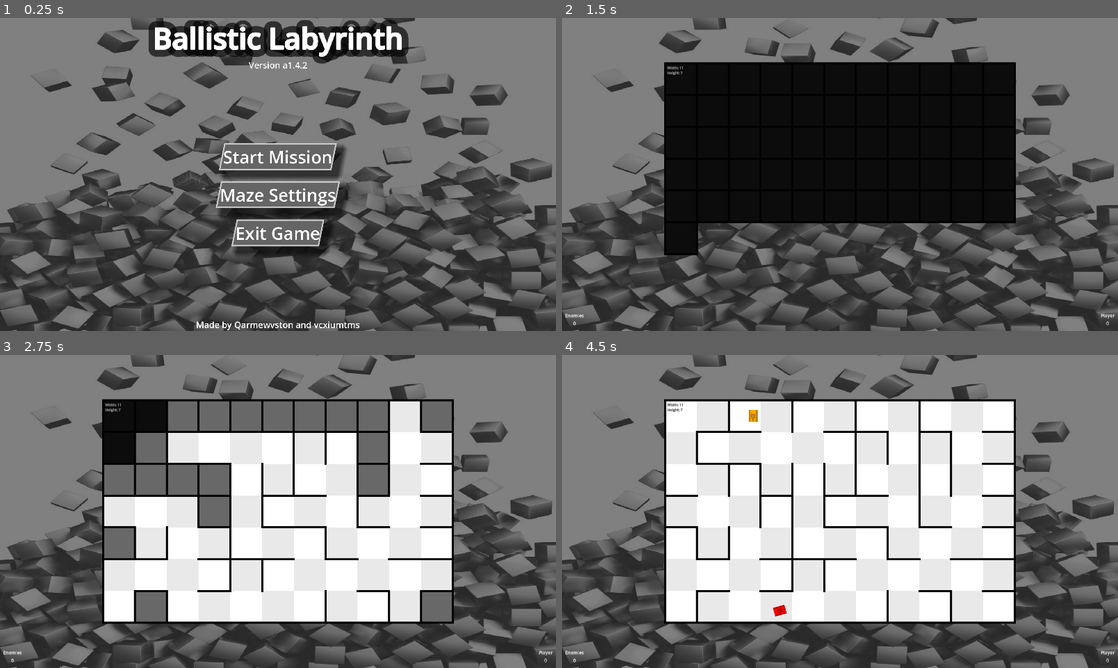
Above: before the commit, frames 1-4 (two rows, left to right).
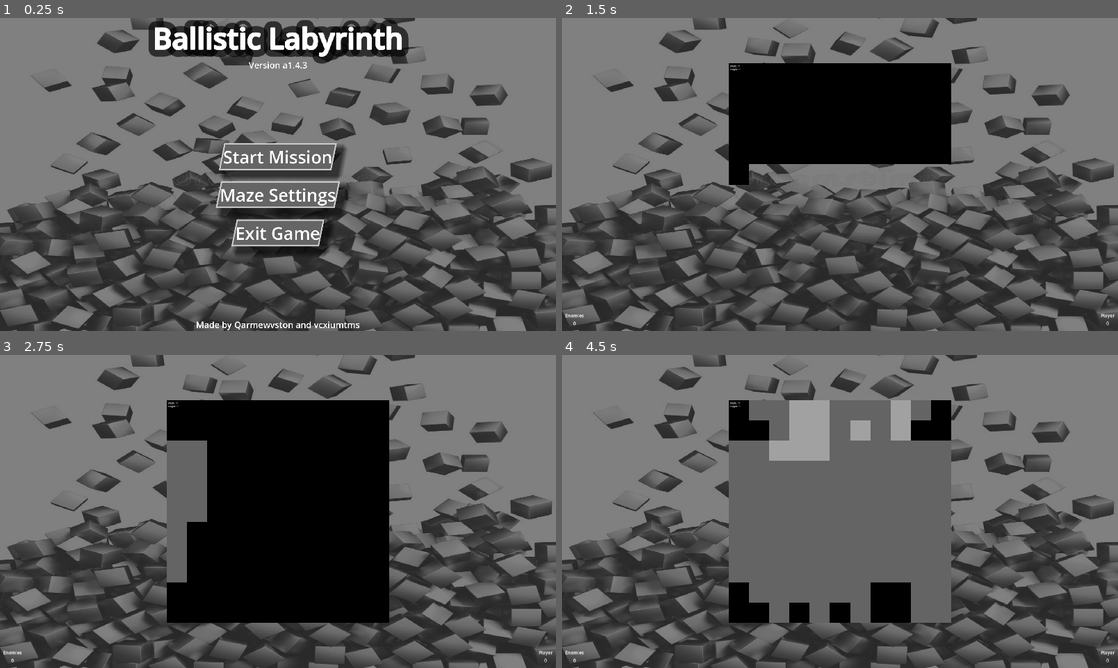
Above: after the commit, the same moments.

Repository: Wizzoplit273/Ballistic-Labyrinth
Game: Godot game, scene res://origin.tscn
The game is run twice, just before and just after one commit, with the same random seed, the same clock (stepped at 60 frames per second) and the same inputs.
Inputs (mouse positions are in pixels of both pictures, inside the frame that each line leads up to):
- Up to frame 1 (0.25 s): no input
- Up to frame 2 (1.5 s): click "Start Mission" at 0.5 s; move the mouse to (962, 158) at 1.27 s; hold Up (MoveForward) from 1.28 s (still down); hold Right (RotateClockwise) from 1.28 s (still down)
- Up to frame 3 (2.75 s): move the mouse to (166, 527) at 2.02 s; release Up (MoveForward) at 2.03 s; release Right (RotateClockwise) at 2.03 s; hold Down (MoveBackward) from 2.03 s (still down); tap Left (RotateCounterclockwise) at 2.1 s
- Up to frame 4 (4.5 s): move the mouse to (895, 442) at 2.77 s; release Down (MoveBackward) at 2.78 s; hold Up (MoveForward) 2.78-4.28 s; tap Mouse wheel down (ScrollDown) at 2.85 s; move the mouse to (812, 574) at 3.52 s; tap Mouse wheel up (ScrollUp) at 3.6 s; move the mouse to (1006, 558) at 4.27 s; hold Down (MoveBackward) from 4.28 s (still down); tap Space (Shoot) at 4.35 s

The runs differ from the first frame. In frame 1, less than 0.1% of the frame differs, in the area x 54-56%, y 14-17%; in frame 2, 20%; in frame 3, 40%; in frame 4, 45%, in the area x 18-82%, y 14-86%.

Commit message:
Archive 0.4.3/a1.4.3

Diff:
--- a/ingame/entities/enemy/enemy.gd
+++ b/ingame/entities/enemy/enemy.gd
@@ -27,14 +27,21 @@
 const MAX_STUCK_POSITION_CHANGE: float = 2.0
 const MAX_STUCK_ROTATION_CHANGE: float = 0.1
 const MAX_SHOOT_ANGLE_DIFFERENCE: float = 0.4
+
+#const BASE_WEIGHT: float = 1.0
+#const ENEMY_WEIGHT: float = 2.0
+#var current_navigation_region: RID = RID()
+
 var previous_position: Vector2 = Vector2.ZERO
 var previous_rotation: float = 0.0
+
 var is_reversing: bool = false
 func _physics_process(_delta: float) -> void:
 	if not visible: return
 	linear_velocity = Vector2.ZERO
 	angular_velocity = 0.0
 	$NavigationAgent.target_position = player_node.global_position
+
 	if player_node.get_node("Rest").visible: $NavigationAgent.process_mode = Node.PROCESS_MODE_INHERIT
 	else: $NavigationAgent.process_mode = Node.PROCESS_MODE_DISABLED
 	$Rest/DEBUGLeftBulletDot.visible = false
--- a/ingame/levels/mission_levels/level_1.gd
+++ b/ingame/levels/mission_levels/level_1.gd
@@ -10,6 +10,7 @@
 var enemy_friendly_fire: bool = true
 
 signal dimensions_finished
+signal carve_finished
 signal generation_finished
 signal wall_remove_finished
 
@@ -17,8 +18,10 @@
 ## called by the origin scene after initial configuration
 func modified_ready() -> void:
 	initialize_score_ui()
-	create_maze_ground_and_margins()
+	create_maze_rectangle()
 	await dimensions_finished
+	carve_maze_rectangle()
+	await carve_finished
 	generate_maze_with_randomized_prim()
 	await generation_finished
 	remove_random_maze_walls()
@@ -52,7 +55,7 @@
 ## first vector entry is width, second is height
 var maze_size: Vector2i = Vector2i.ZERO
 var maze_bottom_corner: Vector2i = Vector2i.ZERO
-func create_maze_ground_and_margins() -> void:
+func create_maze_rectangle() -> void:
 	var rng: RandomNumberGenerator = RandomNumberGenerator.new()
 	maze_size = Vector2i(rng.randi_range(min_maze_size.x, max_maze_size.x), rng.randi_range(min_maze_size.y, max_maze_size.y))
 	if maze_size.x < maze_size.y:
@@ -70,11 +73,64 @@
 			$DimensionsGenerationNoise.play()
 			$Map/Ground.set_cell(Vector2i(column, row), 0, Vector2i(0, 0), 1)
 			$Camera.position = maze_size * $Map/Ground.scale.x * TILE_SIZE / 2
-			create_maze_visual_wall(Vector2i(column, row), 3)
-			create_maze_visual_wall(Vector2i(column, row), 2)
-			create_maze_visual_wall(Vector2i(column, row), 1)
-			create_maze_visual_wall(Vector2i(column, row), 0)
 	dimensions_finished.emit()
+
+var WAIT_TIME: float = 0.01
+const MAX_CARVE_CONSECUTIVE_INCREMENT: int = 2
+var maze_cells: Array[Vector2i] = []
+func carve_maze_rectangle() -> void:
+	var effective_vertical_margins: Array[Vector2i] = []
+	var effective_horizontal_margins: Array[Vector2i] = []
+
+	## random crop at every margin: it doesn't keep track of the previous margin(neighbour) for now
+	var rng: RandomNumberGenerator = RandomNumberGenerator.new()
+	var MAX_CARVE_LENGTH: int = min(maze_size.x, maze_size.y) / 3
+	var random_offset: int = rng.randi_range(0, MAX_CARVE_LENGTH)
+	var result_interval: Vector2i
+	var result_cell: Vector2i
+	for x: int in range(0, maze_size.x):
+		random_offset = rng.randi_range(0, MAX_CARVE_CONSECUTIVE_INCREMENT)
+		result_interval.x = random_offset
+		random_offset = rng.randi_range(0, MAX_CARVE_CONSECUTIVE_INCREMENT)
+		result_interval.y = maze_size.y - 1 - random_offset
+		for y: int in range(result_interval.x, result_interval.y + 1):
+			result_cell = Vector2i(x, y)
+			effective_vertical_margins.append(result_cell)
+			$Map/VerticalIntervals.set_cell(result_cell, 0, Vector2i(0, 0), 3)
+			$VerticalIntervalsNoise.play()
+			await get_tree().create_timer(WAIT_TIME).timeout
+	for y: int in range(0, maze_size.y):
+		random_offset = rng.randi_range(0, MAX_CARVE_CONSECUTIVE_INCREMENT)
+		result_interval.x = random_offset
+		random_offset = rng.randi_range(0, MAX_CARVE_CONSECUTIVE_INCREMENT)
+		result_interval.y = maze_size.x - 1 - random_offset
+		for x: int in range(result_interval.x, result_interval.y + 1):
+			result_cell = Vector2i(x, y)
+			effective_horizontal_margins.append(result_cell)
+			$Map/HorizontalIntervals.set_cell(result_cell, 0, Vector2i(0, 0), 3)
+			$HorizontalIntervalsNoise.play()
+			await get_tree().create_timer(WAIT_TIME).timeout
+
+	$Map/VerticalIntervals.clear()
+	$Map/HorizontalIntervals.clear()
+	for x: int in range(0, maze_size.x):
+		for y: int in range(0, maze_size.y):
+			var selected_cell: Vector2i = Vector2i(x, y)
+			await get_tree().create_timer(WAIT_TIME).timeout
+			$TerrainGenerationNoise.play()
+			if effective_vertical_margins.find(selected_cell) != -1:
+				if effective_horizontal_margins.find(selected_cell) != -1:
+					maze_cells.append(selected_cell)
+					#$Map/Ground.set_cell(current_cell, 0, Vector2i(0, 0), 1) # redundant
+					create_maze_visual_wall(selected_cell, 0)
+					create_maze_visual_wall(selected_cell, 1)
+					create_maze_visual_wall(selected_cell, 2)
+					create_maze_visual_wall(selected_cell, 3)
+					continue
+			var random_index: int = rng.randi_range(0, 1)
+			$Map/Ground.set_cell(selected_cell, 1, Vector2i(random_index, 0))
+
+	carve_finished.emit()
 
 ## maze walls are accessed by two variables: one of the adjacent ground cells' map coordinates and
 ##	an integer that is 0, 1, 2 or 3 that marks on which direction the wall is positioned relative to the first variable
@@ -189,24 +245,23 @@
 	var rng: RandomNumberGenerator = RandomNumberGenerator.new()
 	var selected_cell: Vector2i
 	## all vector entries should be integers, but this is what Godot offers for optimisation
-	var maze_cells: PackedVector2Array
+	var final_maze_cells: PackedVector2Array
 	var frontier_cells: PackedVector2Array
-	selected_cell.x = rng.randi_range(0, maze_size.x - 1)
-	selected_cell.y = rng.randi_range(0, maze_size.y - 1)
+	selected_cell = maze_cells[rng.randi_range(0, maze_cells.size() - 1)]
 	if (selected_cell.x + selected_cell.y) % 2 == 0:
 		$Map/Ground.set_cell(selected_cell, 0, Vector2i(0, 0), 0)
 	else: $Map/Ground.set_cell(selected_cell, 0, Vector2i(1, 0), 0)
-	maze_cells.append(selected_cell)
-	if $Map/Ground.get_cell_source_id(selected_cell + Vector2i.RIGHT) != -1:
+	final_maze_cells.append(selected_cell)
+	if maze_cells.find(selected_cell + Vector2i.RIGHT) != -1:
 		frontier_cells.append(selected_cell + Vector2i.RIGHT)
 		delete_maze_visual_wall(selected_cell, 0)
-	if $Map/Ground.get_cell_source_id(selected_cell + Vector2i.DOWN) != -1:
+	if maze_cells.find(selected_cell + Vector2i.DOWN) != -1:
 		frontier_cells.append(selected_cell + Vector2i.DOWN)
 		delete_maze_visual_wall(selected_cell, 1)
-	if $Map/Ground.get_cell_source_id(selected_cell + Vector2i.LEFT) != -1:
+	if maze_cells.find(selected_cell + Vector2i.LEFT) != -1:
 		frontier_cells.append(selected_cell + Vector2i.LEFT)
 		delete_maze_visual_wall(selected_cell, 2)
-	if $Map/Ground.get_cell_source_id(selected_cell + Vector2i.UP) != -1:
+	if maze_cells.find(selected_cell + Vector2i.UP) != -1:
 		frontier_cells.append(selected_cell + Vector2i.UP)
 		delete_maze_visual_wall(selected_cell, 3)
 	var selected_frontier_cell_index: int
@@ -217,12 +272,12 @@
 		selected_frontier_cell_index = rng.randi_range(0, frontier_cells.size() - 1)
 		selected_cell = frontier_cells[selected_frontier_cell_index]
 		frontier_cells.remove_at(selected_frontier_cell_index)
-		configure_as_maze_cell(selected_cell, maze_cells, frontier_cells)
+		configure_as_maze_cell(selected_cell, final_maze_cells, frontier_cells)
 		i += 1
 	generation_finished.emit()
 
-func configure_as_maze_cell(selected_cell: Vector2i, maze_cells: PackedVector2Array, frontier_cells: PackedVector2Array) -> void:
-	maze_cells.append(selected_cell)
+func configure_as_maze_cell(selected_cell: Vector2i, final_maze_cells: PackedVector2Array, frontier_cells: PackedVector2Array) -> void:
+	final_maze_cells.append(selected_cell)
 	if (selected_cell.x + selected_cell.y) % 2 == 0:
 		$Map/Ground.set_cell(selected_cell, 0, Vector2i(0, 0), 0)
 	else: $Map/Ground.set_cell(selected_cell, 0, Vector2i(1, 0), 0)
@@ -237,8 +292,8 @@
 	var selected_neighbor_cell: Vector2i
 	for index: int in range(4):
 		selected_neighbor_cell = selected_cell + Vector2i(neighboring_cell_offset)
-		if $Map/Ground.get_cell_source_id(selected_neighbor_cell) != -1:
-			if maze_cells.find(selected_neighbor_cell) != -1:
+		if maze_cells.find(selected_neighbor_cell) != -1:
+			if final_maze_cells.find(selected_neighbor_cell) != -1:
 				num_neighboring_maze_cells += 1
 				possible_directions.append(index)
 		neighboring_cell_offset = rotate_integer_vector(neighboring_cell_offset)
@@ -249,11 +304,11 @@
 	neighboring_cell_offset = Vector2i.RIGHT
 	for i: int in range(4):
 		selected_neighbor_cell = selected_cell + neighboring_cell_offset
-		if $Map/Ground.get_cell_source_id(selected_neighbor_cell) != -1:
+		if maze_cells.find(selected_neighbor_cell) != -1:
 			if frontier_cells.find(selected_neighbor_cell) == -1:
 				# this third if statement is a temporary fix for the problem of frontier cells not being removed when
 				#	transformed to maze cells
-				if maze_cells.find(selected_neighbor_cell) == -1:
+				if final_maze_cells.find(selected_neighbor_cell) == -1:
 					$Map/Ground.set_cell(selected_neighbor_cell, 0, Vector2i(0, 0), 2)
 					frontier_cells.append(selected_neighbor_cell)
 		neighboring_cell_offset = rotate_integer_vector(neighboring_cell_offset)
@@ -445,14 +500,13 @@
 				continue
 			$Map/Navigation.set_cell(Vector2(column, row), 0, Vector2i(2, 1), 0)
 
-const GROUND_TILE_SET: String = "res://ingame/tiles/ground_tileset.tres"
+const GROUND_TILE_SET: String = "res://ingame/tiles/base_tileset.tres"
 const OFFSET_SUBTRACT: float = 20.0
 func place_player_on_map() -> void:
 	var rng: RandomNumberGenerator = RandomNumberGenerator.new()
 	var selected_cell: Vector2i
 	var ground_tile_size: Vector2i = load(GROUND_TILE_SET).tile_size
-	selected_cell.x = rng.randi_range(0, maze_size.x - 1)
-	selected_cell.y = rng.randi_range(0, maze_size.y - 1)
+	selected_cell = maze_cells.get(rng.randi_range(0, maze_cells.size() - 1))
 	var selected_position: Vector2 = $Map/Ground.map_to_local(selected_cell)
 	selected_position.x *= $Map/Ground.scale.x
 	selected_position.y *= $Map/Ground.scale.y
@@ -490,8 +544,7 @@
 			enemy_instance.visible = false
 			var selected_cell: Vector2i
 			var ground_tile_size: Vector2i = load(GROUND_TILE_SET).tile_size
-			selected_cell.x = rng.randi_range(0, maze_size.x - 1)
-			selected_cell.y = rng.randi_range(0, maze_size.y - 1)
+			selected_cell = maze_cells.get(rng.randi_range(0, maze_cells.size() - 1))
 			var selected_position: Vector2 = $Map/Ground.map_to_local(selected_cell)
 			selected_position.x *= $Map/Ground.scale.x
 			selected_position.y *= $Map/Ground.scale.y
--- a/ingame/levels/mission_levels/level_1.tscn
+++ b/ingame/levels/mission_levels/level_1.tscn
@@ -2,7 +2,7 @@
 
 [ext_resource type="Script" uid="uid://byehuv55tv13h" path="res://ingame/levels/mission_levels/level_1.gd" id="1_bs34n"]
 [ext_resource type="AudioStream" uid="uid://cy22uropw1uaf" path="res://ingame/entities/SHOOT_NORMAL_toy-gun-364850.mp3" id="2_1iybg"]
-[ext_resource type="TileSet" uid="uid://ddrdyvjlplhow" path="res://ingame/tiles/ground_tileset.tres" id="2_6fw5i"]
+[ext_resource type="TileSet" uid="uid://ddrdyvjlplhow" path="res://ingame/tiles/base_tileset.tres" id="2_6fw5i"]
 [ext_resource type="AudioStream" uid="uid://dhoxj0irluo7u" path="res://ingame/tiles/MAZE_GENERATION_glitch-fx-transitions-10-311812.mp3" id="2_uasfe"]
 [ext_resource type="TileSet" uid="uid://dfsuj2j7xhgpg" path="res://ingame/tiles/navigation_tileset.tres" id="3_50ywg"]
 [ext_resource type="PackedScene" uid="uid://dap0ih14qy4pi" path="res://ingame/entities/player/player.tscn" id="3_pyw2e"]
@@ -71,6 +71,23 @@
 stream = ExtResource("2_uasfe")
 volume_db = -22.0
 pitch_scale = 0.8
+max_polyphony = 10
+
+[node name="TerrainGenerationNoise" type="AudioStreamPlayer" parent="."]
+stream = ExtResource("2_1iybg")
+volume_db = -15.0
+pitch_scale = 0.1
+max_polyphony = 20
+
+[node name="HorizontalIntervalsNoise" type="AudioStreamPlayer" parent="."]
+stream = ExtResource("2_uasfe")
+volume_db = -20.0
+pitch_scale = 1.1
+max_polyphony = 10
+
+[node name="VerticalIntervalsNoise" type="AudioStreamPlayer" parent="."]
+stream = ExtResource("2_uasfe")
+volume_db = -20.0
 max_polyphony = 10
 
 [node name="DimensionsGenerationNoise" type="AudioStreamPlayer" parent="."]
@@ -102,6 +119,16 @@
 text = "Width: place
 Height: place"
 label_settings = SubResource("LabelSettings_uasfe")
+metadata/_edit_lock_ = true
+
+[node name="VerticalIntervals" type="TileMapLayer" parent="Map"]
+scale = Vector2(8, 8)
+tile_set = ExtResource("2_6fw5i")
+metadata/_edit_lock_ = true
+
+[node name="HorizontalIntervals" type="TileMapLayer" parent="Map"]
+scale = Vector2(8, 8)
+tile_set = ExtResource("2_6fw5i")
 metadata/_edit_lock_ = true
 
 [node name="Walls" type="TileMapLayer" parent="Map"]
--- /dev/null
+++ b/ingame/tiles/base_tileset.tres
@@ -0,0 +1,35 @@
+[gd_resource type="TileSet" load_steps=7 format=3 uid="uid://ddrdyvjlplhow"]
+
+[ext_resource type="Texture2D" uid="uid://bvlqhjc8ukpm1" path="res://ingame/tiles/tile_maze_ground_atlas.png" id="1_1e702"]
+[ext_resource type="Texture2D" uid="uid://b3fymfcfb8ik" path="res://ingame/tiles/tile_outside_maze_atlas.png" id="2_yppv0"]
+[ext_resource type="Texture2D" uid="uid://dhpubri83tvcq" path="res://ingame/tiles/DEBUG_vertical_horizontal.png" id="3_p73si"]
+
+[sub_resource type="TileSetAtlasSource" id="TileSetAtlasSource_usmk1"]
+resource_name = "ground"
+texture = ExtResource("1_1e702")
+0:0/next_alternative_id = 6
+0:0/0 = 0
+0:0/1 = 1
+0:0/1/modulate = Color(0, 0, 0, 1)
+0:0/2 = 2
+0:0/2/modulate = Color(0.408329, 0.408329, 0.408329, 1)
+0:0/3 = 3
+0:0/3/modulate = Color(1, 1, 1, 0.392157)
+1:0/0 = 0
+
+[sub_resource type="TileSetAtlasSource" id="TileSetAtlasSource_p73si"]
+resource_name = "outside"
+texture = ExtResource("2_yppv0")
+0:0/0 = 0
+1:0/0 = 0
+
+[sub_resource type="TileSetAtlasSource" id="TileSetAtlasSource_k23aa"]
+texture = ExtResource("3_p73si")
+0:0/0 = 0
+1:0/0 = 0
+
+[resource]
+sources/0 = SubResource("TileSetAtlasSource_usmk1")
+sources/1 = SubResource("TileSetAtlasSource_p73si")
+sources/2 = SubResource("TileSetAtlasSource_k23aa")
+tile_proxies/coords_level = [[0, Vector2i(0, 0)], [6, Vector2i(0, 0)], [1, Vector2i(0, 0)], [6, Vector2i(1, 0)], [2, Vector2i(0, 0)], [4, Vector2i(0, 0)], [3, Vector2i(0, 0)], [4, Vector2i(1, 0)], [4, Vector2i(0, 0)], [6, Vector2i(1, 1)], [5, Vector2i(0, 0)], [7, Vector2i(0, 0)], [6, Vector2i(0, 0)], [7, Vector2i(1, 0)], [7, Vector2i(0, 0)], [13, Vector2i(0, 0)], [8, Vector2i(0, 0)], [13, Vector2i(1, 0)], [9, Vector2i(0, 0)], [13, Vector2i(2, 0)], [10, Vector2i(0, 0)], [13, Vector2i(0, 1)], [11, Vector2i(0, 0)], [13, Vector2i(1, 1)], [12, Vector2i(0, 0)], [13, Vector2i(2, 1)], [15, Vector2i(0, 0)], [20, Vector2i(0, 0)], [16, Vector2i(0, 0)], [20, Vector2i(1, 0)], [17, Vector2i(0, 0)], [20, Vector2i(2, 0)], [18, Vector2i(0, 0)], [20, Vector2i(0, 1)], [19, Vector2i(0, 0)], [20, Vector2i(1, 1)], [21, Vector2i(0, 0)], [23, Vector2i(0, 0)], [22, Vector2i(0, 0)], [23, Vector2i(1, 0)]]
--- a/ingame/tiles/ground_tileset.tres
+++ /dev/null
@@ -1,18 +0,0 @@
-[gd_resource type="TileSet" load_steps=3 format=3 uid="uid://ddrdyvjlplhow"]
-
-[ext_resource type="Texture2D" uid="uid://bvlqhjc8ukpm1" path="res://ingame/tiles/tile_maze_ground_atlas.png" id="1_eqhhq"]
-
-[sub_resource type="TileSetAtlasSource" id="TileSetAtlasSource_usmk1"]
-resource_name = "ground"
-texture = ExtResource("1_eqhhq")
-0:0/next_alternative_id = 3
-0:0/0 = 0
-0:0/1 = 1
-0:0/1/modulate = Color(0.0475578, 0.0475576, 0.0475577, 1)
-0:0/2 = 2
-0:0/2/modulate = Color(0.408329, 0.408329, 0.408329, 1)
-1:0/0 = 0
-
-[resource]
-sources/0 = SubResource("TileSetAtlasSource_usmk1")
-tile_proxies/coords_level = [[0, Vector2i(0, 0)], [6, Vector2i(0, 0)], [1, Vector2i(0, 0)], [6, Vector2i(1, 0)], [2, Vector2i(0, 0)], [4, Vector2i(0, 0)], [3, Vector2i(0, 0)], [4, Vector2i(1, 0)], [4, Vector2i(0, 0)], [6, Vector2i(1, 1)], [7, Vector2i(0, 0)], [13, Vector2i(0, 0)], [8, Vector2i(0, 0)], [13, Vector2i(1, 0)], [9, Vector2i(0, 0)], [13, Vector2i(2, 0)], [10, Vector2i(0, 0)], [13, Vector2i(0, 1)], [11, Vector2i(0, 0)], [13, Vector2i(1, 1)], [12, Vector2i(0, 0)], [13, Vector2i(2, 1)], [15, Vector2i(0, 0)], [20, Vector2i(0, 0)], [16, Vector2i(0, 0)], [20, Vector2i(1, 0)], [17, Vector2i(0, 0)], [20, Vector2i(2, 0)], [18, Vector2i(0, 0)], [20, Vector2i(0, 1)], [19, Vector2i(0, 0)], [20, Vector2i(1, 1)], [21, Vector2i(0, 0)], [23, Vector2i(0, 0)], [22, Vector2i(0, 0)], [23, Vector2i(1, 0)]]
--- a/project.godot
+++ b/project.godot
@@ -10,8 +10,8 @@
 
 [application]
 
-config/name="Ballistic Labyrinth a1.4.2"
-config/version="a1.4.2"
+config/name="Ballistic Labyrinth a1.4.3"
+config/version="a1.4.3"
 run/main_scene="uid://dl53xfp6aj77b"
 config/features=PackedStringArray("4.4", "Forward Plus")
 config/icon="uid://df5mouvis1adw"
Binary file added: ingame/tiles/DEBUG_vertical_horizontal.png
Not shown, added: ingame/tiles/DEBUG_vertical_horizontal.png.import
Binary file added: ingame/tiles/New Piskel-1.png(18).png
Not shown, added: ingame/tiles/New Piskel-1.png(18).png.import
Binary file added: ingame/tiles/New Piskel-1.png(19).png
Not shown, added: ingame/tiles/New Piskel-1.png(19).png.import
Binary file added: ingame/tiles/grass.png
Not shown, added: ingame/tiles/grass.png.import
Binary file added: ingame/tiles/tile_outside_maze_atlas.png
Not shown, added: ingame/tiles/tile_outside_maze_atlas.png.import
Binary file added: ingame/tiles/tree.png
Not shown, added: ingame/tiles/tree.png.import
